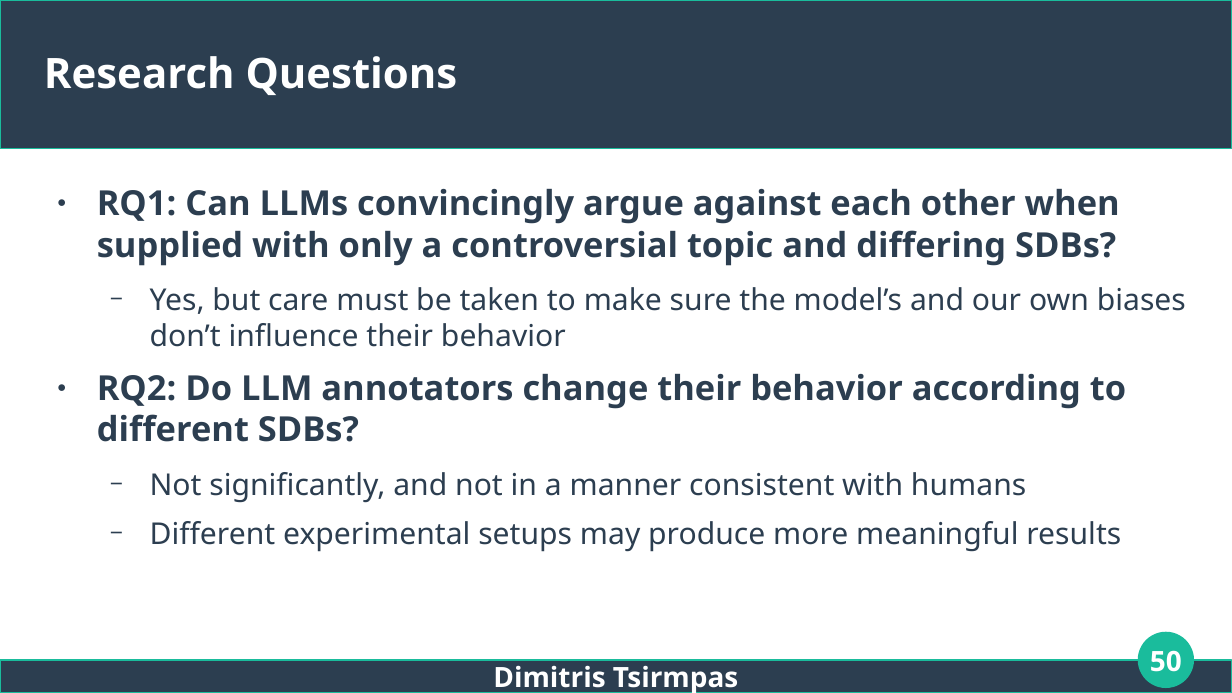
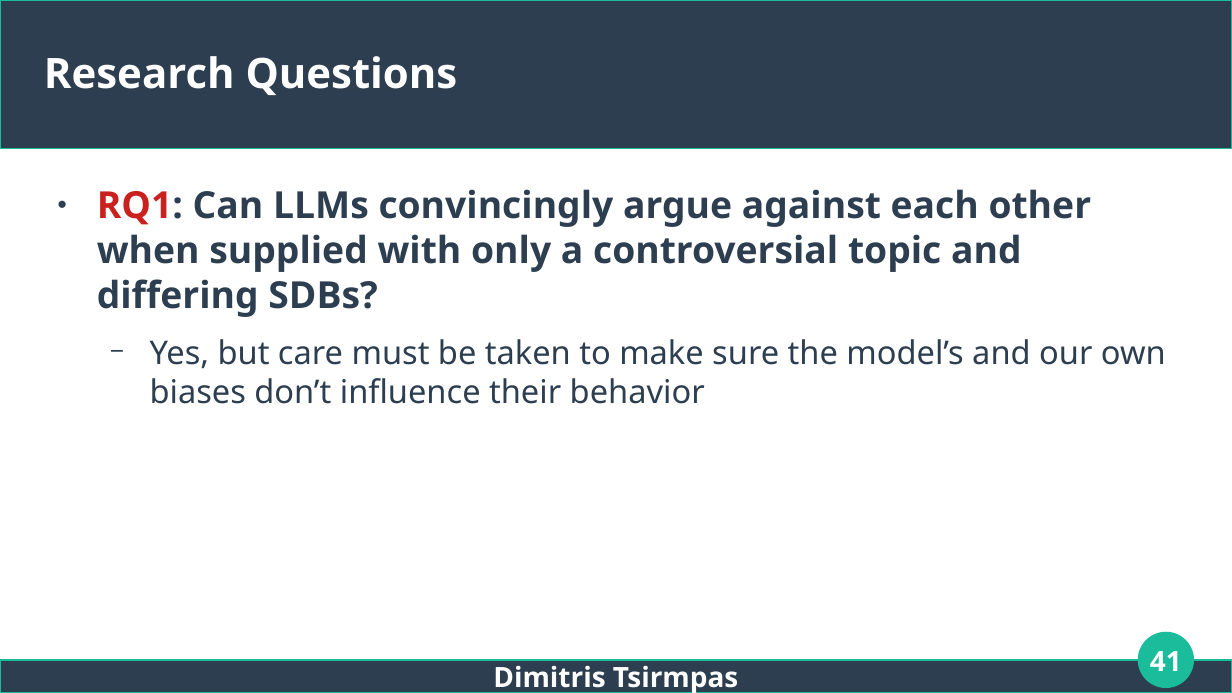
Before and after one commit to dimits-ts/llm_moderation_research, a slide deck: slide 41 of presentations/thesis.odp (slide 50 before the commit). Drawn at 1232x693 pixels with LibreOffice and Linux fonts; fonts in the diff are those of the drawing. Boxes give left, top, right and bottom in pixels: in the first picture for what was removed or moved away, otherwise in the second. Text is boxed around its words. In the diff, an @@ line names an element or a change of style, - is before the commit and + after.

```diff
--- a/presentations/thesis.odp
+++ b/presentations/thesis.odp
@@ text "RQ1: Can LLMs convincingly argue ..." at (x1=97, y1=189, x2=1166, y2=404): size 22.2 to 24 pt in "RQ1: Can LLMs convincingly argue against each ..."; text colour #2C3E50 to #C9211E in "RQ1:"; size 19.4 to 21 pt in "Yes, but care must be taken to ..." @@
@@ text at (x1=97, y1=374, x2=1126, y2=552): paragraphs removed @@
-● RQ2: Do LLM annotators change their behavior according to different SDBs?
-  − Not significantly, and not in a manner consistent with humans
-  − Different experimental setups may produce more meaningful results
@@ page number at (x1=1150, y1=651, x2=1182, y2=671): text changed @@
-50
+41
```
Also in this commit, not shown: 15 other slides changed, 4 slides added, 1 slide removed.
